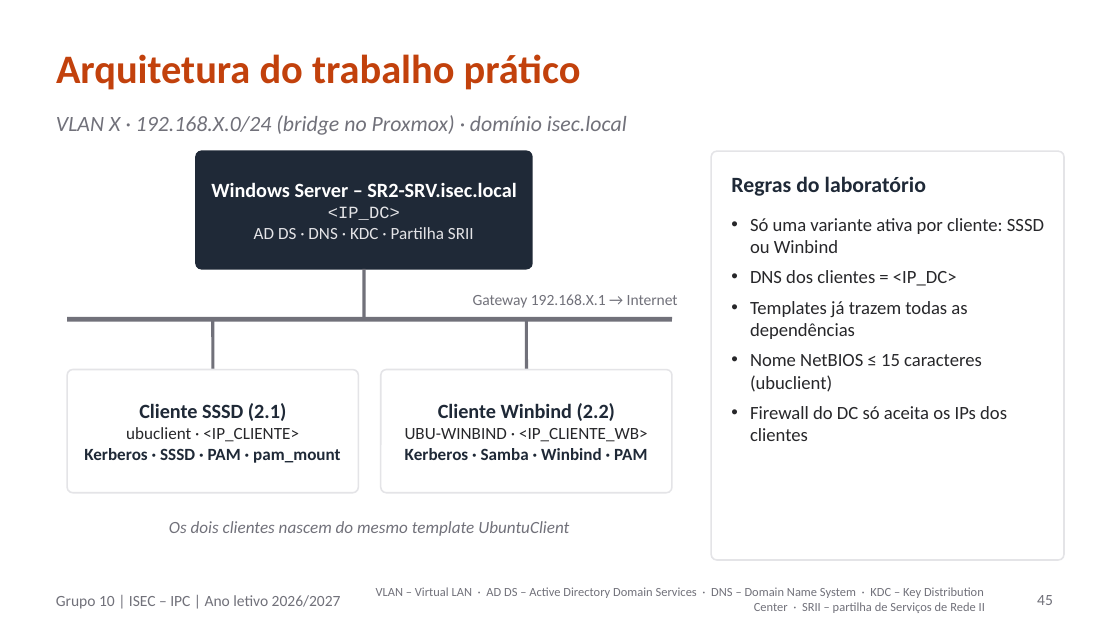
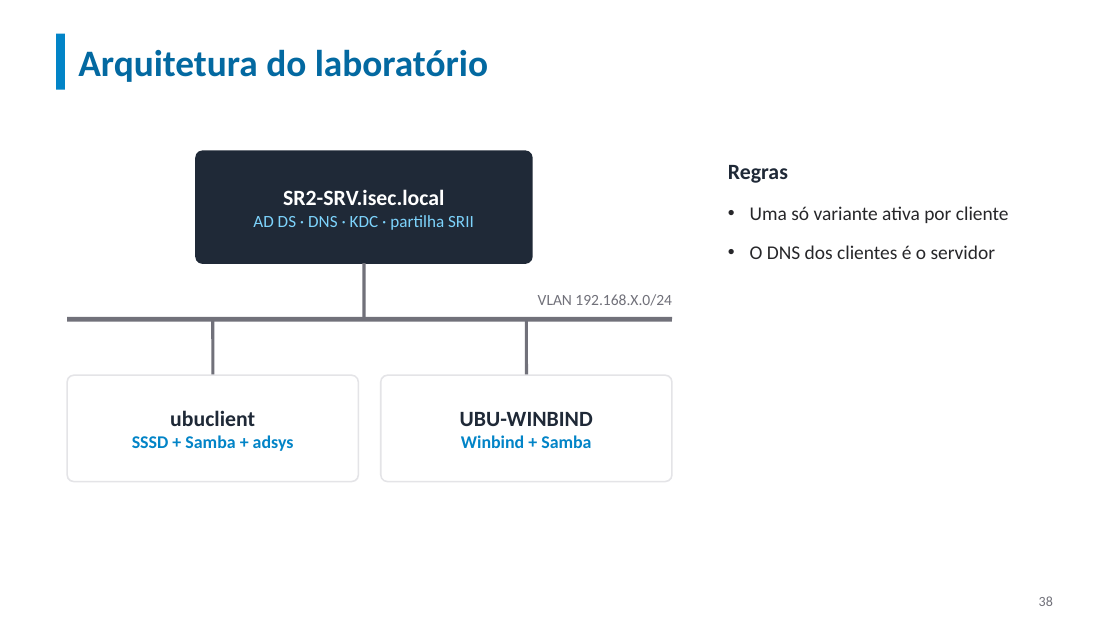
Before and after one commit to orlandonss/TrabalhoSR2, a slide deck: slide 38 of Apresentacoes_Workshop/SR2-2627-Workshop-Grp10-Apresentação-A.pptx (slide 45 before the commit). Drawn at 1120x630 pixels with LibreOffice and Linux fonts; fonts in the diff are those of the drawing. Boxes give left, top, right and bottom in pixels: in the first picture for what was removed or moved away, otherwise in the second. Text is boxed around its words. In the diff, an @@ line names an element or a change of style, - is before the commit and + after.

```diff
--- a/Apresentacoes_Workshop/SR2-2627-Workshop-Grp10-Apresentação-A.pptx
+++ b/Apresentacoes_Workshop/SR2-2627-Workshop-Grp10-Apresentação-A.pptx
@@ rectangle added at (56, 34, 65, 90), fill #0284C7 @@
@@ title at (78, 49, 488, 82): text changed; size 26 to 24 pt; text colour #C2410C to #0369A1 @@
-Arquitetura do trabalho prático
+Arquitetura do laboratório
@@ text removed at (56, 115, 627, 135) @@
-VLAN X · 192.168.X.0/24 (bridge no Proxmox) · domínio isec.local
@@ rounded rectangle: place and size @@
-rounded rectangle at (196, 151, 532, 269)
+rounded rectangle at (196, 151, 532, 263)
@@ rounded rectangle removed at (711, 151, 1064, 560) @@
@@ text at (728, 165, 788, 183): text changed @@
-Regras do laboratório
+Regras
@@ text at (253, 189, 474, 230): text changed; size 13 to 11 pt; text colour #FFFFFF to #7DD3FC; bold off @@
-Windows Server – SR2-SRV.isec.local
-<IP_DC>
-AD DS · DNS · KDC · Partilha SRII
+SR2-SRV.isec.local
+AD DS · DNS · KDC · partilha SRII
@@ text at (750, 206, 1009, 259): text changed; size 12 to 12.5 pt @@
-• Só uma variante ativa por cliente: SSSD ou Winbind
-• DNS dos clientes = <IP_DC>
-• Templates já trazem todas as dependências
-• Nome NetBIOS ≤ 15 caracteres (ubuclient)
-• Firewall do DC só aceita os IPs dos clientes
+• Uma só variante ativa por cliente
+• O DNS dos clientes é o servidor
@@ line moved from (364, 269) - (364, 319) to (364, 263) - (364, 319) @@
@@ text at (538, 294, 672, 306): text changed @@
-Gateway 192.168.X.1 → Internet
+VLAN 192.168.X.0/24
@@ line moved from (213, 319) - (213, 370) to (213, 319) - (213, 375) @@
@@ line moved from (526, 319) - (526, 370) to (526, 319) - (526, 375) @@
@@ rounded rectangle: place and size @@
-rounded rectangle at (67, 370, 358, 493)
+rounded rectangle at (67, 375, 358, 482)
@@ proportions changed in 3 elements at (196, 151, 532, 263), (67, 375, 358, 482), (381, 375, 672, 482) @@
@@ rounded rectangle: place and size @@
-rounded rectangle at (381, 370, 672, 493)
+rounded rectangle at (381, 375, 672, 482)
@@ text removed at (84, 403, 340, 463) @@
-Cliente SSSD (2.1)
-ubuclient · <IP_CLIENTE>
-Kerberos · SSSD · PAM · pam_mount
@@ text added at (132, 410, 294, 451), 11.5 pt, text #0284C7, bold @@
+ubuclient
+SSSD + Samba + adsys
@@ text at (460, 412, 593, 448): text changed; size 11 to 11.5 pt; text colour #1F2937 to #0284C7 @@
-Cliente Winbind (2.2)
-UBU-WINBIND · <IP_CLIENTE_WB>
-Kerberos · Samba · Winbind · PAM
+UBU-WINBIND
+Winbind + Samba
@@ text removed at (169, 521, 569, 536) @@
-Os dois clientes nascem do mesmo template UbuntuClient
@@ text removed at (56, 595, 341, 609) @@
-Grupo 10 | ISEC – IPC | Ano letivo 2026/2027
@@ text removed at (376, 587, 985, 613) @@
-VLAN – Virtual LAN · AD DS – Active Directory Domain Services · DNS – Domain Name System · KDC – Key Distribution Center · SRII – partilha de Serviços de Rede II
@@ page number at (1039, 596, 1053, 606): text changed; size 10 to 9 pt @@
-45
+38
```
Also in this commit, not shown: 5 other slides changed, 41 slides added, 63 slides removed, 8 other files.
